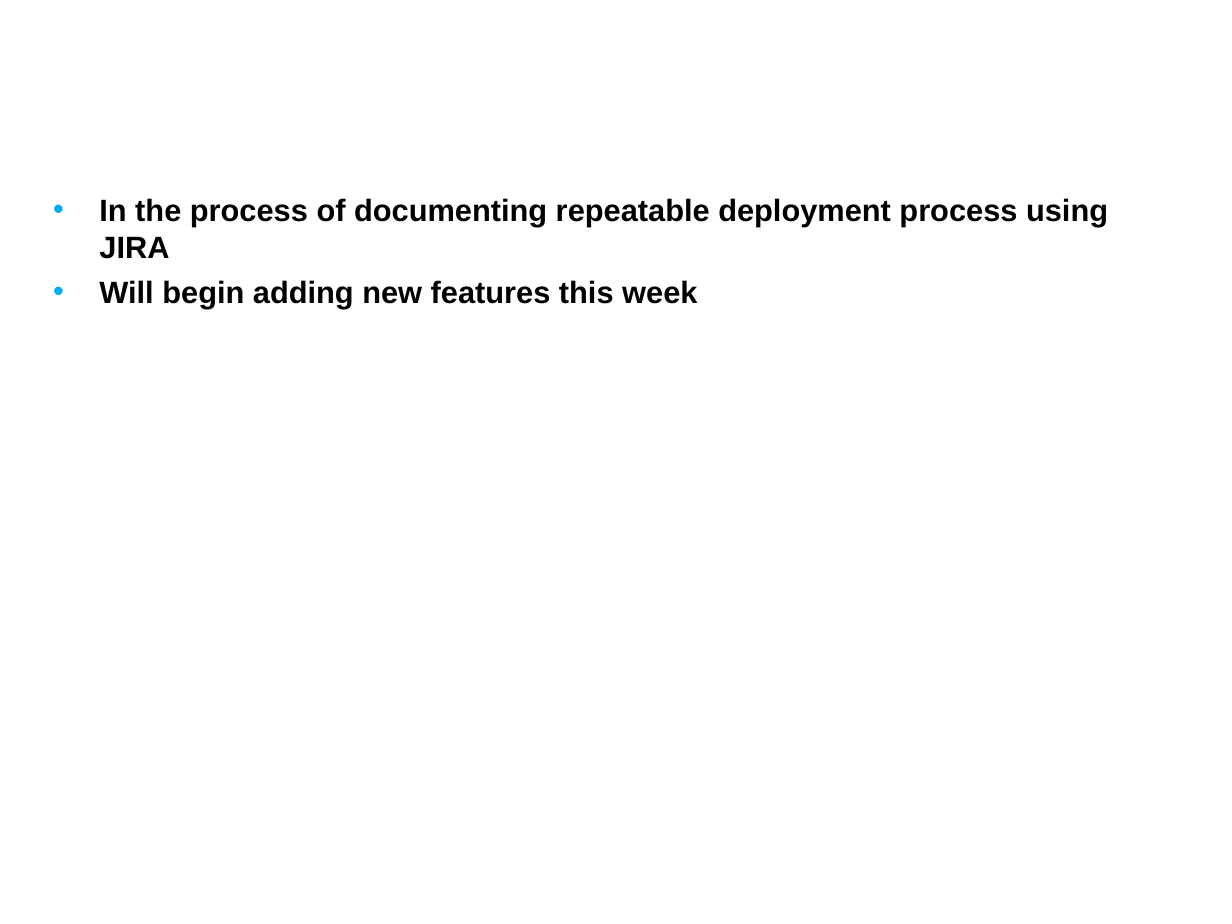
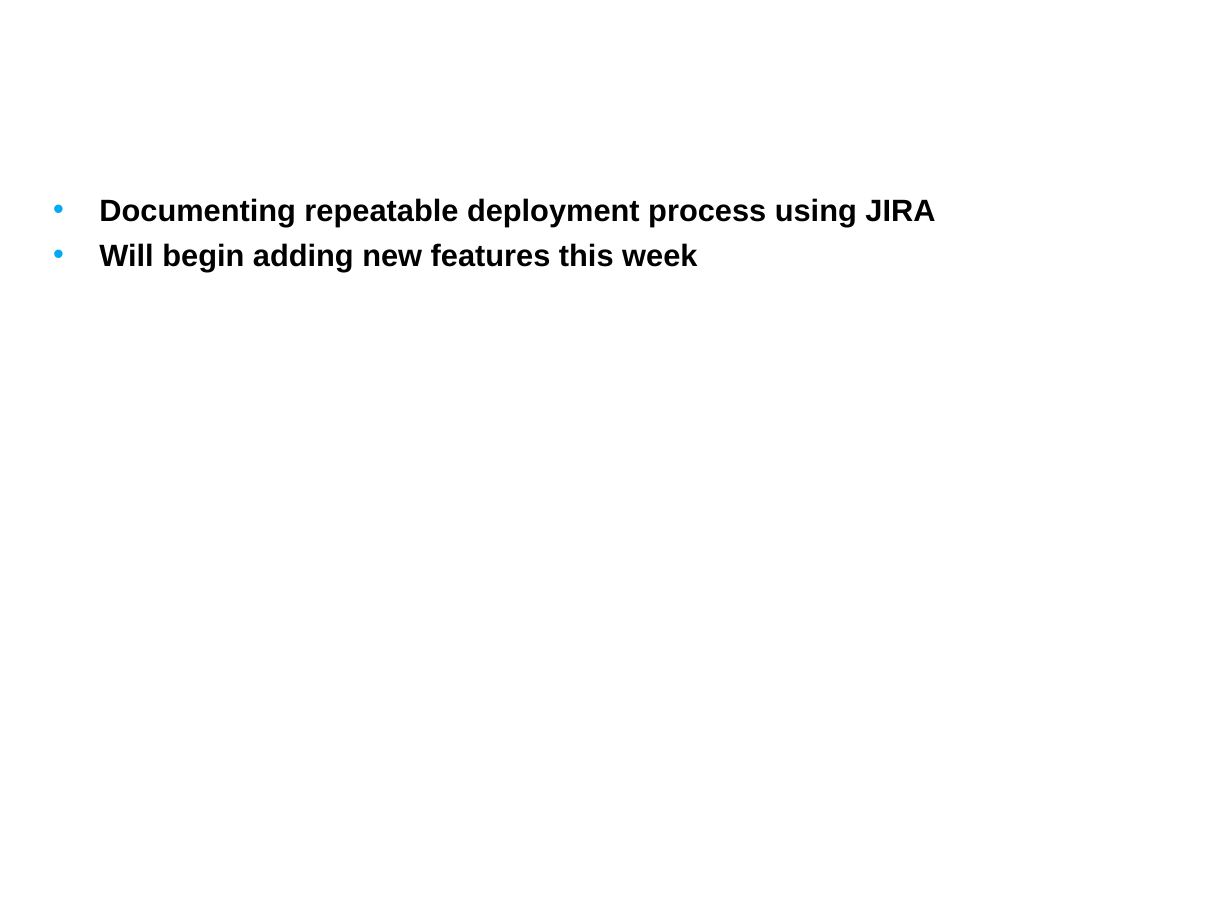
Before and after one commit to NCIP/automation, a slide deck: slide 9 of docs/presentations/bda-priorities-fy09q1.ppt (slide 7 before the commit). Drawn at 1232x924 pixels with LibreOffice and Linux fonts; fonts in the diff are those of the drawing; background and template pictures are left out. Boxes give left, top, right and bottom in pixels: in the first picture for what was removed or moved away, otherwise in the second. Text is boxed around its words. In the diff, an @@ line names an element or a change of style, - is before the commit and + after.

```diff
--- a/docs/presentations/bda-priorities-fy09q1.ppt
+++ b/docs/presentations/bda-priorities-fy09q1.ppt
@@ text at box(99, 198, 935, 227): text changed @@
-• In the process of documenting repeatable deployment process using JIRA
+• Documenting repeatable deployment process using JIRA
```
Also in this commit, not shown: 1 other slide changed, 3 slides added.
